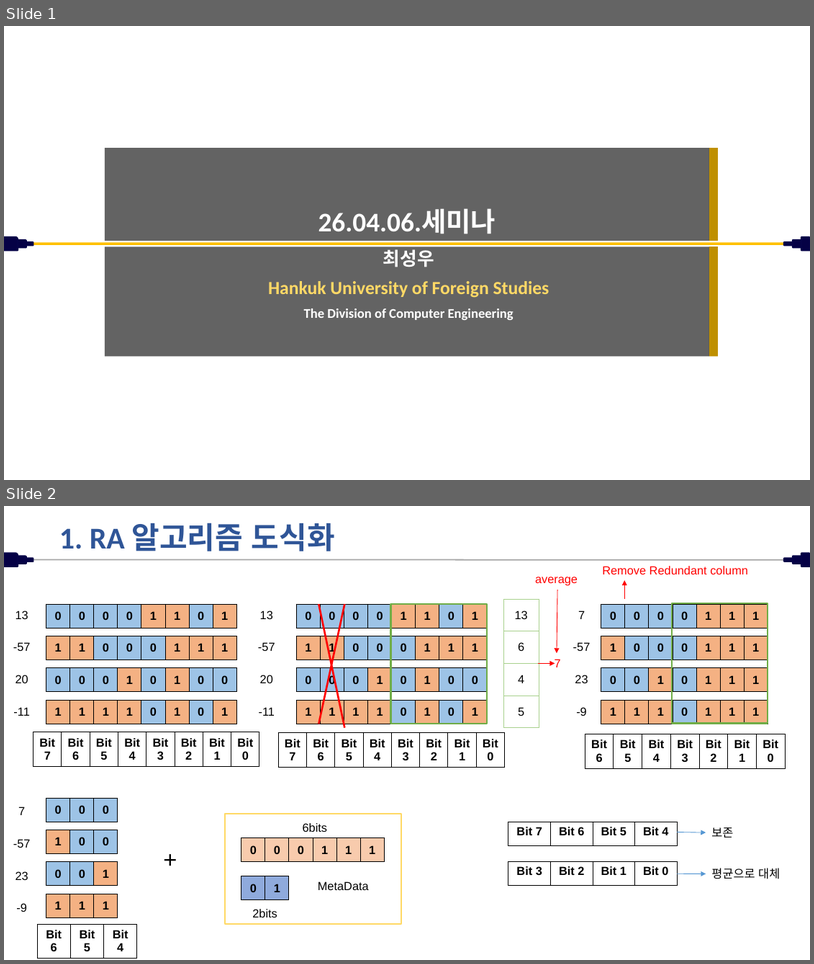
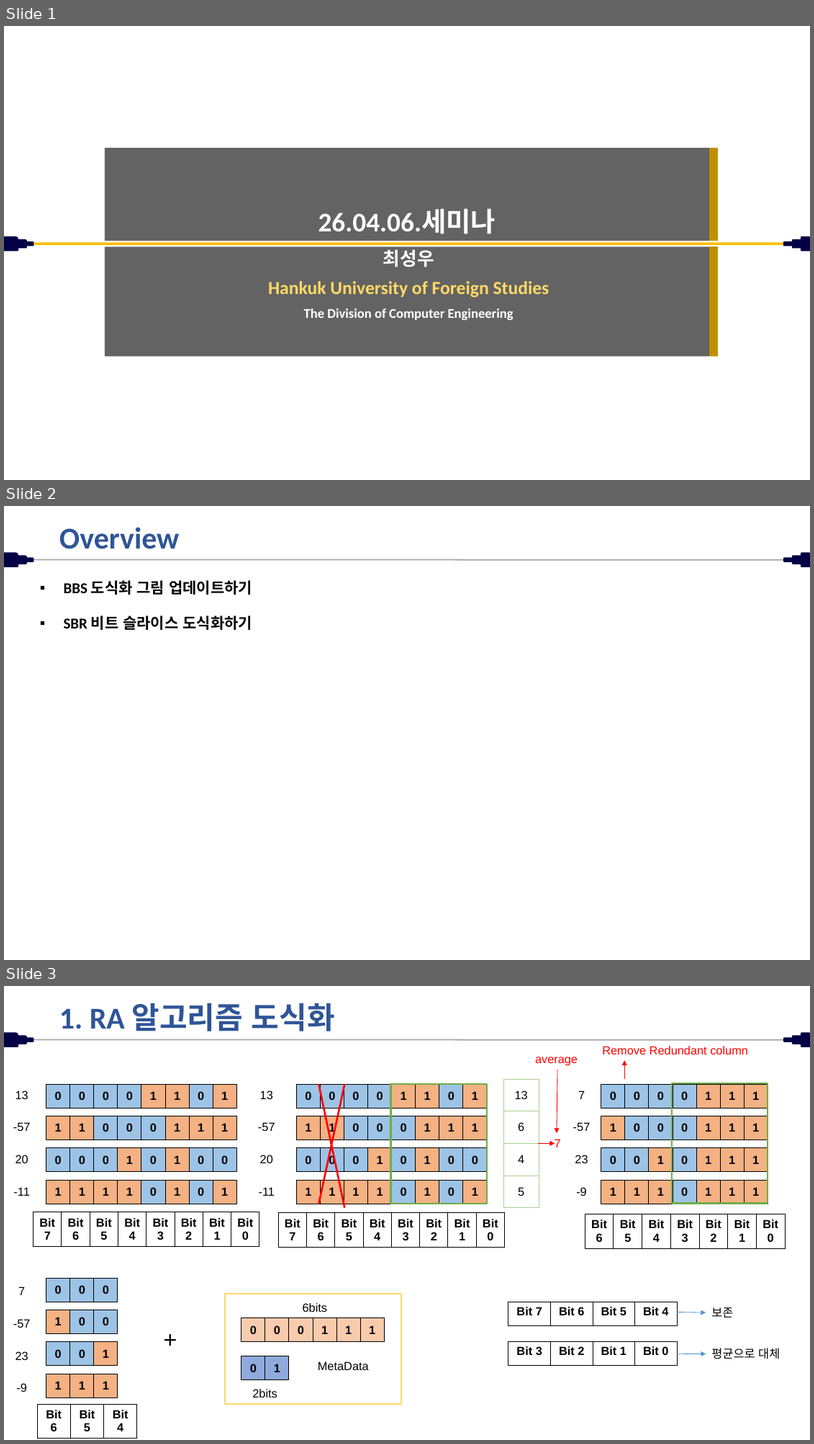
Before and after one commit to chltjddn43/chltjddn43.github.io, a slide deck: assets/files/26.04.06.세미나.pptx. Shown one above the other, each under a label of ours: slides 1 and 2 before the commit, slides 1, 2 and 3 after it. The pictures are 814x964 and 814x1444 pixels, drawn with LibreOffice and Linux fonts; fonts in the diff are those of the drawing; background and template pictures are left out. Boxes give left, top, right and bottom in pixels: in the first picture for what was removed or moved away, otherwise in the second. Text is boxed around its words. In the diff, an @@ line names an element or a change of style, - is before the commit and + after.

```diff
--- a/assets/files/26.04.06.세미나.pptx
+++ b/assets/files/26.04.06.세미나.pptx
@@ slide 2 added at (4,506,810,960), background #FFFFFF; not listed: 7 template elements that a slide beside it also shows @@
@@ title added at (59,527,180,549), 36 pt, text #2F5597, bold @@
+Overview
@@ text added at (64,580,252,630), 18 pt, text #000000, bold @@
+▪ BBS 도식화 그림 업데이트하기
+▪ SBR 비트 슬라이스 도식화하기
@@ what was slide 2 is now slide 3 @@
```
Also in this commit, not shown: 6 other files.
